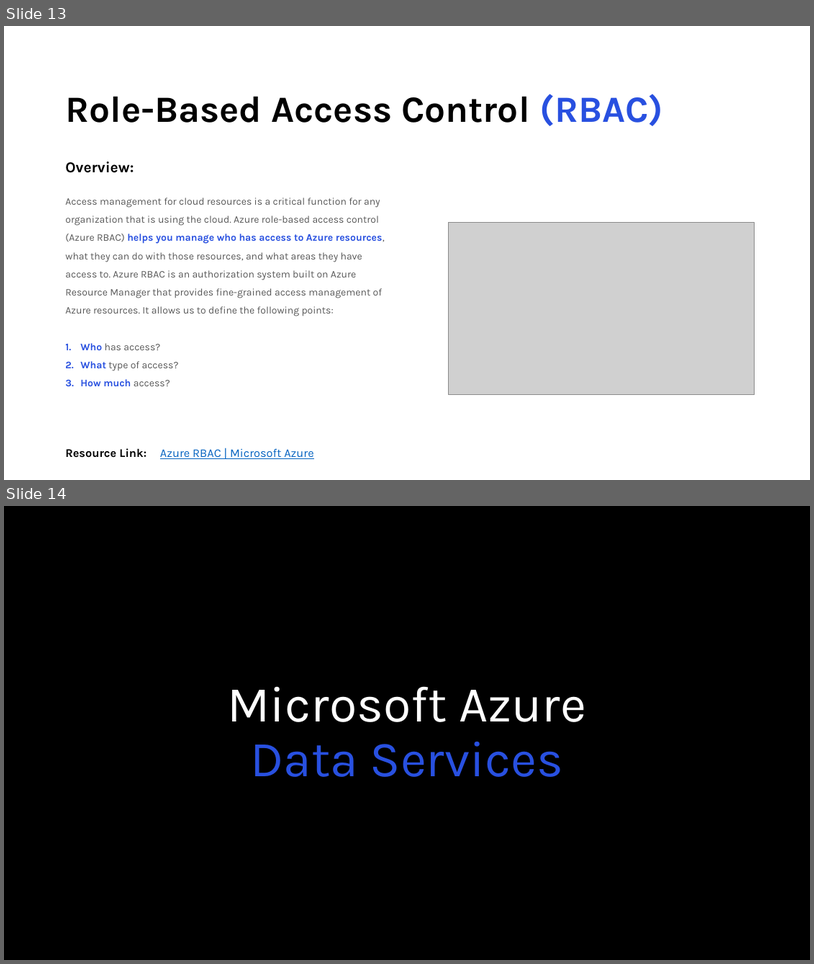
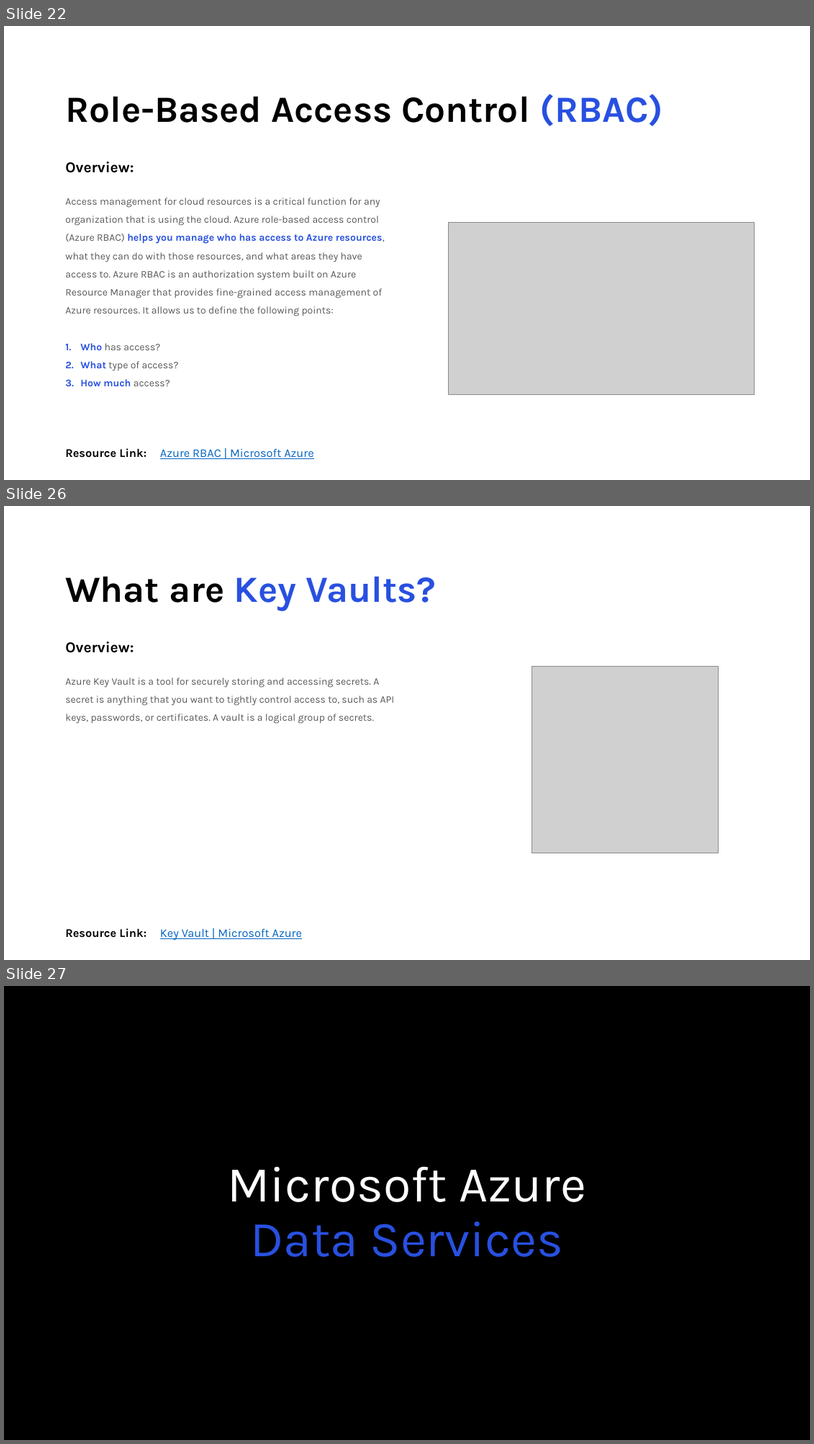
Before and after one commit to areed1192/azure-sql-data-project, a slide deck: samples/resources/Microsoft Azure.pptx. Shown one above the other, each under a label of ours: slides 13 and 14 before the commit, slides 22, 26 and 27 after it; the slides between them are not shown. The pictures are 814x964 and 814x1444 pixels, drawn with LibreOffice and Linux fonts; fonts in the diff are those of the drawing; grey boxes stand for pictures. Boxes give left, top, right and bottom in pixels: in the first picture for what was removed or moved away, otherwise in the second. Text is boxed around its words. In the diff, an @@ line names an element or a change of style, - is before the commit and + after.

```diff
--- a/samples/resources/Microsoft Azure.pptx
+++ b/samples/resources/Microsoft Azure.pptx
@@ slide 26 added at (4, 506, 810, 960), background #FFFFFF @@
@@ title added at (65, 576, 436, 611), 44 pt, text #2850E0, bold @@
+What are Key Vaults?
@@ text added at (65, 641, 134, 653), 18 pt, text #000000, bold @@
+Overview:
@@ text added at (65, 677, 395, 723), 12 pt, text #595959 @@
+Azure Key Vault is a tool for securely storing and accessing secrets. A secret is anything that you want to tightly control access to, such as API keys, passwords, or certificates. A vault is a logical group of secrets.
@@ picture added at (532, 666, 719, 852) @@
@@ text added at (65, 928, 147, 937), 14 pt, text #000000, bold @@
+Resource Link:
@@ text added at (160, 928, 302, 939), 14 pt, text #0563C1, underline @@
+Key Vault | Microsoft Azure
@@ what was slide 13 is now slide 22 @@
@@ what was slide 14 is now slide 27 @@
```
Also in this commit, not shown: 1 slide changed, 12 other slides added, 7 other files.
